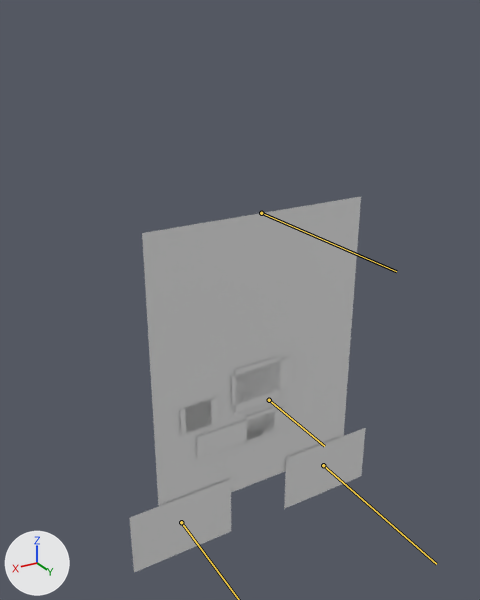
Before and after pictures for a commit that changed the FBX model Finger Guns/Assets/Art/Enemies/Beegman/Beegman.fbx.
Camera for both pictures: a 50 mm camera at (1.82, 2.81, 2.89) aimed at (0.09, -0.07, 1.45). Every picture has the same lights, and +X, +Y and +Z are marked at lower left. The bones that change are drawn over the model as lines.

The first picture shows 'Beegman'.
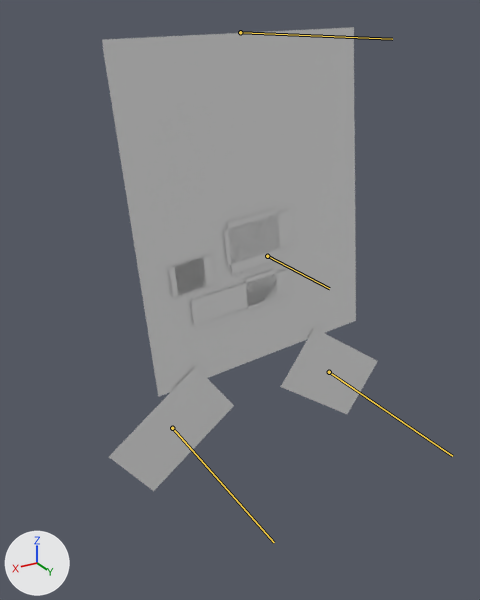
The newer file adds an action. The first version stands in its rest pose; the second is drawn at frame 44 of the action 'Rig_Beegman|Big Stomp'.

Changed parts and their boxes [x1, y1, x2, y2] in the pictures (480 x 600 px):
'Beegman', posed (17% wider, 24% taller): before [130, 197, 366, 572]; after [102, 27, 378, 491]
bone 'Foot.L', root to tip: before (323, 465) to (436, 564); after (329, 372) to (452, 456)
bone 'Body', root to tip: before (269, 400) to (324, 446); after (267, 256) to (329, 288)
bone 'Head_Top', root to tip: before (261, 213) to (396, 271); after (240, 32) to (392, 39)

The edits, one by one:
Bone 'Foot.R' (bone_foot_r) moves from (0.0, 0.0, 0.0) to (0.031, 0.0, 0.671).
Bone 'Foot.R' (bone_foot_r) turns from (0, 0, 0) to (0, 37, 0) degrees about its own x, y and z.
Bone 'Foot.L' (bone_foot_l) moves from (0.0, 0.0, 0.0) to (0.0, 0.0, 0.709).
Bone 'Foot.L' (bone_foot_l) turns from (0, 0, 0) to (0, -35, 0) degrees about its own x, y and z.
Bone 'Body' (bone_body) moves from (0.0, 0.0, 0.0) to (0.026, 0.0, 0.87).
Bone 'Body' (bone_body) turns from (0, 0, 0) to (0, 5, 0) degrees about its own x, y and z.
Bone 'Head_Top' (bone_head_top) turns from (0, 0, 0) to (0, -8, 0) degrees about its own x, y and z.
